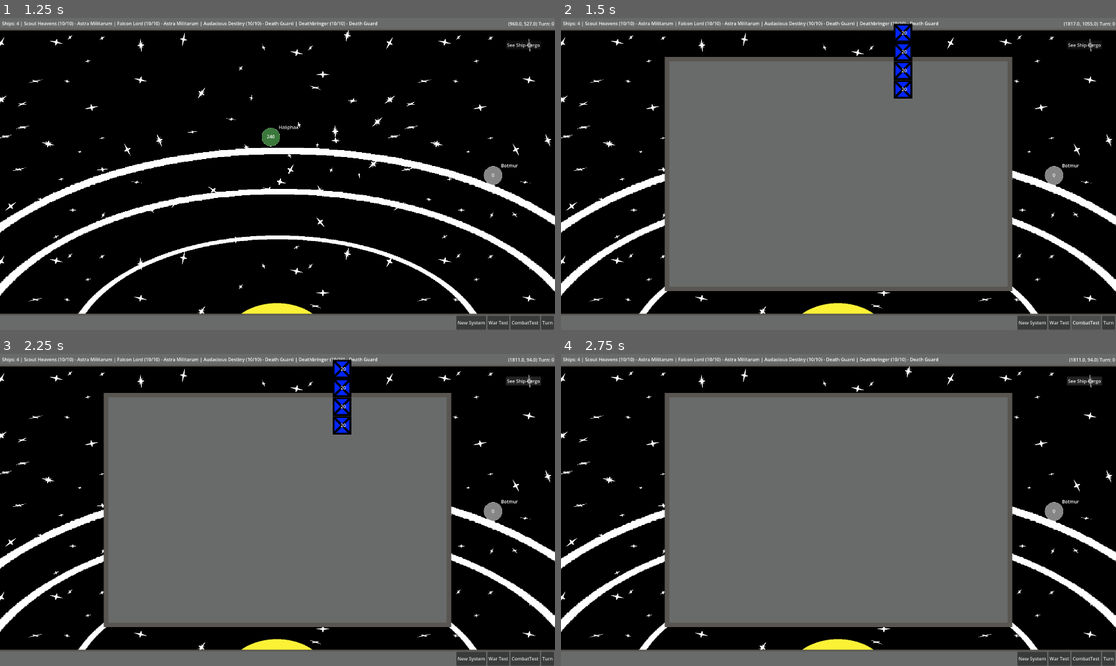
Above: before the commit, frames 1-4 (two rows, left to right).
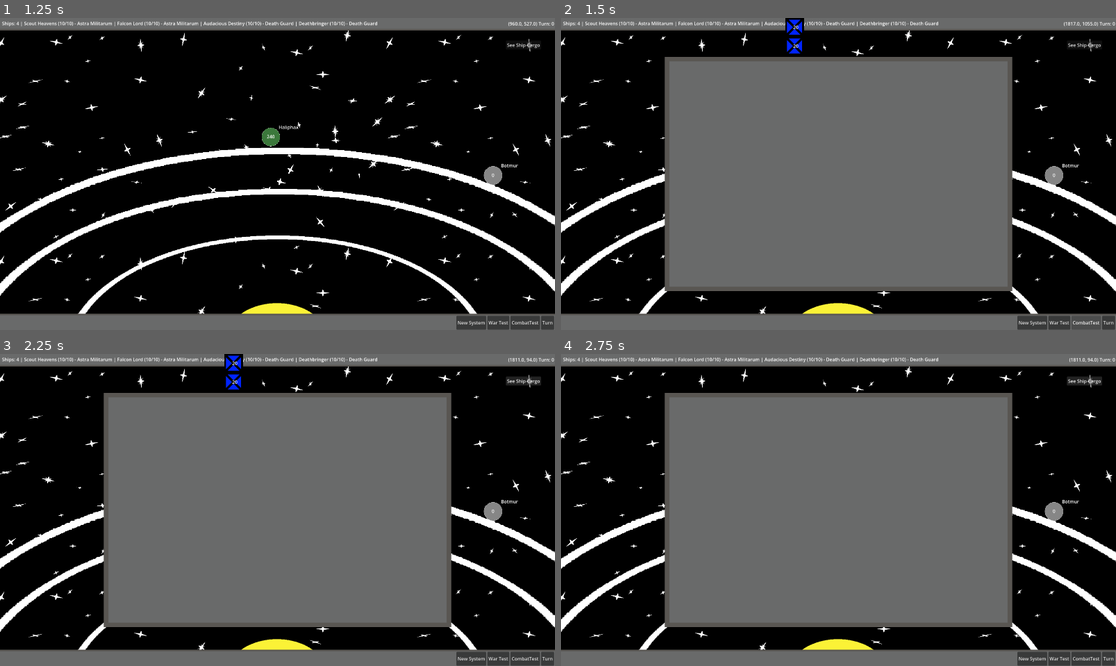
Above: after the commit, the same moments.

Repository: treverhw/Company_Captain
Game: Godot game, scene res://Scenes/Main.tscn
Two runs of this game, one before a commit and one after it. Both use one fixed random seed, a clock stepped at 60 frames per second and the inputs below.
Inputs:
- Up to frame 1 (1.25 s): click "Play" at 0.5 s
- Up to frame 2 (1.5 s): click "CombatTest" at 1.25 s
- Up to frame 3 (2.25 s): click "See Ship Cargo" at 2 s
- Up to frame 4 (2.75 s): no input

Frame 1 is identical in both runs. In frame 2, 1.0% of the frame differs, in the area x 40-64%, y 0-26%; in frame 3, 1.0%; in frame 4, nothing differs.

Commit message:
Fix Combat panel double-offset causing units to render off-center
Attacker/Defender are Control nodes (HBoxContainer) parented under the
Combat Node2D. Since their parent isn't a Control, their anchors were
already computed against the full viewport, correctly centering them.
Combat.gd's _ready() then additionally shifted the whole Combat node to
'center' it, double-applying the offset to Attacker/Defender (but not to
Sprite2D, which uses a plain local position and so looked fine on its
own). Removed the Node2D-level shift and baked the same offset into
Sprite2D's local position instead, so the background panel and the unit
columns should now agree on where 'centered' is.

Diff:
--- a/Scenes/Menus/Combat.tscn
+++ b/Scenes/Menus/Combat.tscn
@@ -11,7 +11,7 @@
 
 [node name="Sprite2D" type="Sprite2D" parent="."]
 z_index = -5
-position = Vector2(585, 390)
+position = Vector2(960, 540)
 texture = ExtResource("2_cihwv")
 
 [node name="Attacker" type="HBoxContainer" parent="."]
--- a/Scripts/Menus/Combat.gd
+++ b/Scripts/Menus/Combat.gd
@@ -10,8 +10,11 @@
 var end: Dictionary = {0: [], 1: []}
 
 func _ready() -> void:
-	# Center the combat panel in a 1920x1080 viewport.
-	global_position = Vector2((1920 / 2) - (1170 / 2), (1080 / 2) - (780 / 2))
+	# Attacker/Defender are Control nodes under a Node2D parent, so their
+	# anchors already center them against the full viewport on their own.
+	# Combat itself must stay at the origin, or that centering gets shifted
+	# a second time. (Sprite2D's own position accounts for the panel instead.)
+	pass
 
 ## Deploys one side's units into the given combat-army node ("Attacker" or
 ## "Defender"), reparenting each unit into its assigned line.
